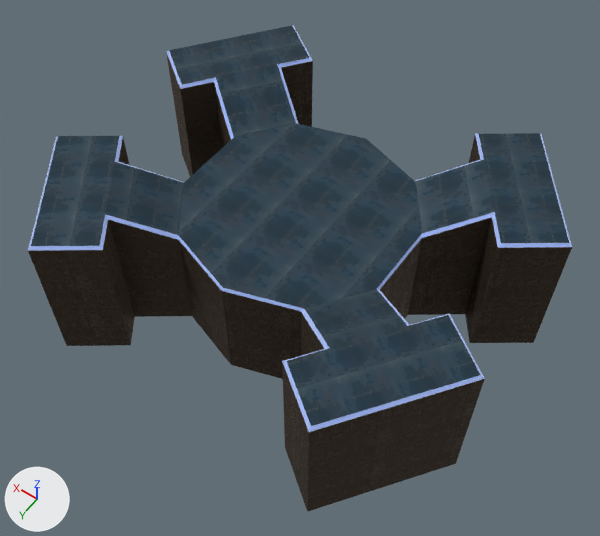
Renders of the glTF model public/models/lobby.glb from each side of a commit.
Both versions are drawn from a camera (50 mm lens) standing at (-71.8, 100.5, 136.4) and looking at (-2.9, 4.0, -15.2). The lights are fixed; the arrows at lower left show +X, +Y and +Z. The first picture is the older version. Vertices at exactly the same position are counted once.

Objects in the first picture: 'Lobby.002'.
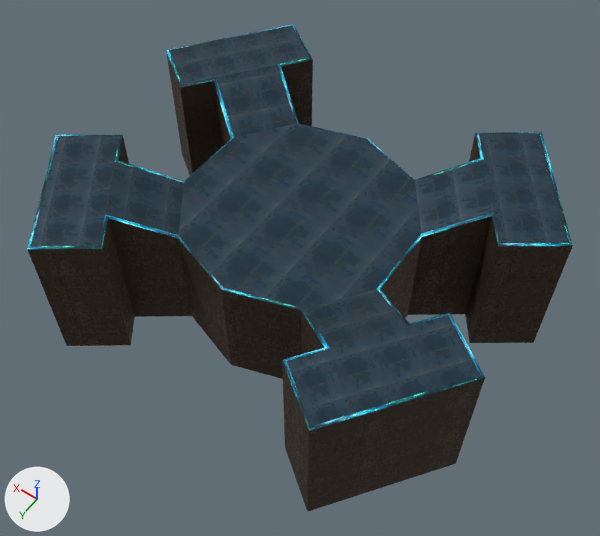
What the commit changed:
Picture 'tech_bg_loop' (img_tech_bg_loop) is new.
Material 'Walls' (mat_walls) is new.
Uses the picture img_metal_plate_02_diff_1k.
Uses the picture img_metal_plate_02_metal_1k_metal_plate_02_rough_1k.
Uses the picture img_metal_plate_02_nor_gl_1k.
Material 'Floor' (mat_floor) is new.
Uses the picture img_blue_metal_plate_diff_1k.
Uses the picture img_blue_metal_plate_nor_gl_1k.
Uses the picture img_blue_metal_plate_rough_1k.
Material 'Rim' (mat_rim) is new.
Uses the picture img_tech_bg_loop.
me_cylinder_004 is used by ob_lobby_002; location (0.0, 0.0, 0.0); rotation (0.0, 0.0, 3.142), in degrees (0, 0, 180); scale (-27.5, -27.5, -27.5).
me_cylinder_004 had 134 vertices, 276 faces and spanned x -1.98..1.98, y -1.67..1.67, z -0.25..1.07.
me_cylinder_004 no longer uses material mat_floor1_001.
me_cylinder_004 no longer uses material mat_edge_001 (blue #d3e2ff).
me_cylinder_004 now has 133 vertices, 132 faces and spans x -1.98..1.98, y -1.67..1.67, z -0.25..1.07.
Part 1, on me_cylinder_004:
45 vertices are removed from x -1.98..1.98, y -1.67..1.67, z -0.22..1.07.
232 faces are deleted.
32 new vertices lie (0.0, 0.0, -1.3) away from vertices in x -1.98..1.98, y -1.67..1.67, z 1.07.
12 new vertices lie (0.0, 0.0, -1.06) away from vertices in x -0.95..0.95, y -1.0..1.0, z 1.07.
88 new faces join them, mat_walls.
me_cylinder_004 part 2: 32 kept faces spanning x -1.95..1.95, y -1.64..1.64, z -0.25..0.0 get new texture (UV) coordinates.
me_cylinder_004 part 3: 44 faces spanning x -1.95..1.95, y -1.64..1.64, z -0.25..0.0 switch from mat_floor2_001 to mat_floor.
me_cylinder_004 gains material mat_walls.
Mesh me_cylinder_002 is new.
It has 88 vertices, 88 faces and spans x -1.98..1.98, y -1.67..1.67, z -0.25..0.01.
It uses material mat_rim.
Object 'Lobby_Banner' (ob_lobby_banner) is new; it shows me_cylinder_002.
Its location is (0.0, 0.0, 0.0).
Its rotation in degrees is (0, 0, 180).
Its scale is (-27.5, -27.5, -27.5).

Pixel boxes (x1, y1, x2, y2) of what changed, in the pictures (600 x 536 px):
'Lobby.002', reshaped: before (28, 25, 572, 512); after (27, 25, 572, 512)
'Lobby_Banner', added: after (28, 24, 573, 431)
part 1 of me_cylinder_004, built on: before (28, 25, 572, 512); after (27, 51, 572, 512)
part 2 of me_cylinder_004, surface changed: (31, 25, 569, 426) in both
part 3 of me_cylinder_004, recoloured: (31, 25, 569, 426) in both
